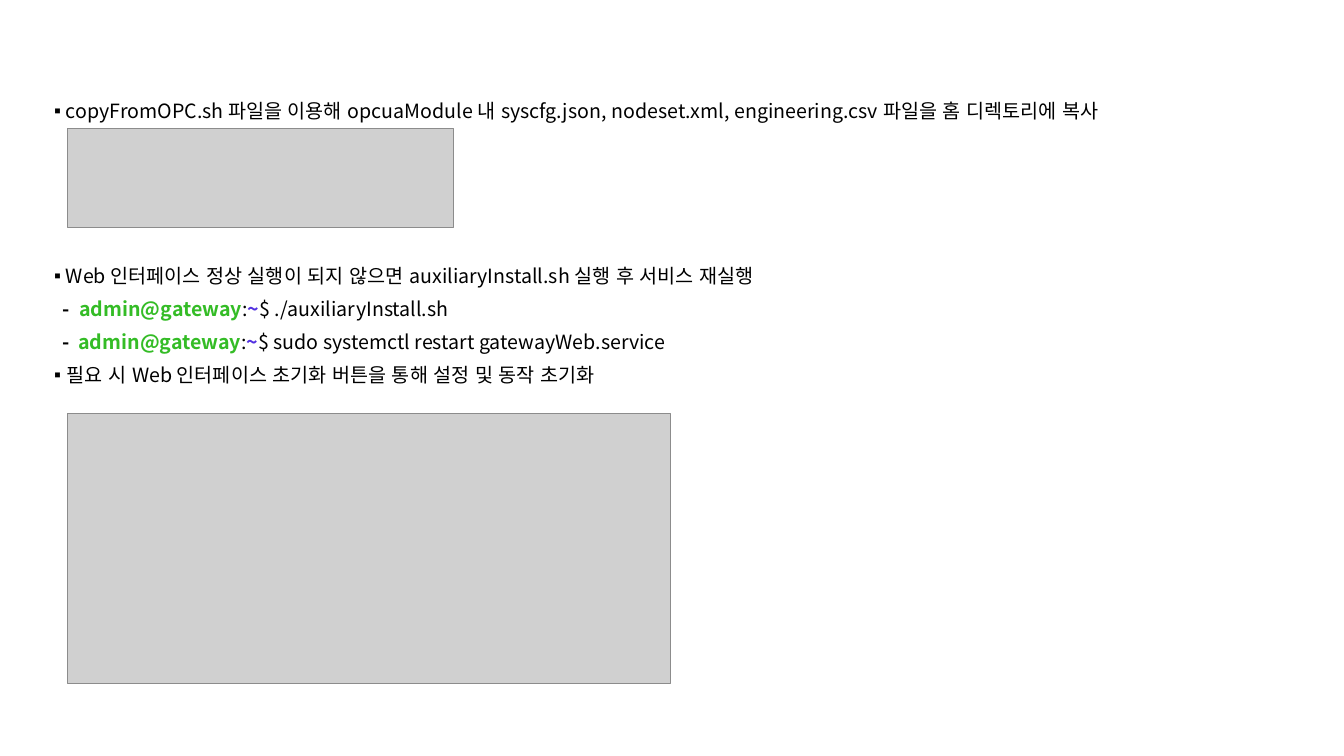
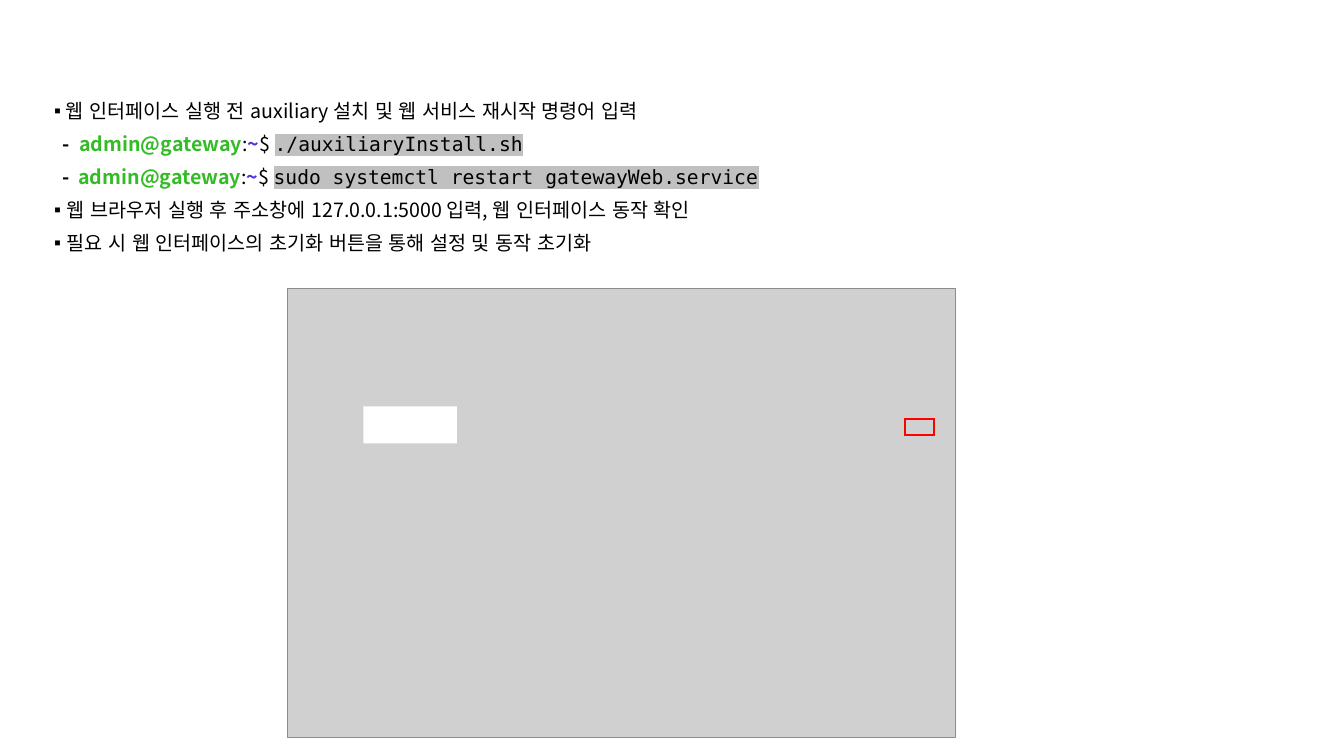
Before and after one commit to auto-mos/MOS-Packages, a slide deck: slide 11 of Tiny Package/MOS Edge/MOS Edge Manual.pptx (slide 12 before the commit). Drawn at 1344x756 pixels with LibreOffice and Linux fonts; fonts in the diff are those of the drawing; grey boxes stand for pictures; background and template pictures are left out. Boxes give left, top, right and bottom in pixels: in the first picture for what was removed or moved away, otherwise in the second. Text is boxed around its words. In the diff, an @@ line names an element or a change of style, - is before the commit and + after.

```diff
--- a/Tiny Package/MOS Edge/MOS Edge Manual.pptx
+++ b/Tiny Package/MOS Edge/MOS Edge Manual.pptx
@@ text at bbox=[66, 101, 637, 123]: text changed @@
-▪ copyFromOPC.sh 파일을 이용해 opcuaModule 내 syscfg.json, nodeset.xml, engineering.csv 파일을 홈 디렉토리에 복사
-▪ Web 인터페이스 정상 실행이 되지 않으면 auxiliaryInstall.sh 실행 후 서비스 재실행
+▪ 웹 인터페이스 실행 전 auxiliary 설치 및 웹 서비스 재시작 명령어 입력
@@ picture removed at bbox=[68, 128, 454, 227] @@
@@ text at bbox=[78, 134, 758, 189]: font Noto Sans CJK KR to DejaVu Sans Mono, highlight none to #C0C0C0 in "./auxiliaryInstall.sh", "sudo systemctl restart gatewayWeb.service" @@
@@ text at bbox=[67, 200, 690, 252]: text changed @@
-▪ 필요 시 Web 인터페이스 초기화 버튼을 통해 설정 및 동작 초기화
+▪ 웹 브라우저 실행 후 주소창에 127.0.0.1:5000 입력, 웹 인터페이스 동작 확인
+▪ 필요 시 웹 인터페이스의 초기화 버튼을 통해 설정 및 동작 초기화
@@ picture added at bbox=[288, 288, 956, 737] @@
@@ picture removed at bbox=[68, 413, 671, 683] @@
@@ rectangle added at bbox=[363, 406, 457, 444], fill #FFFFFF @@
@@ rectangle added at bbox=[905, 418, 935, 435], outline #FF0000 1.5 pt @@
```
Also in this commit, not shown: 3 other slides changed, 1 slide added, 2 slides removed, 6 other files.
